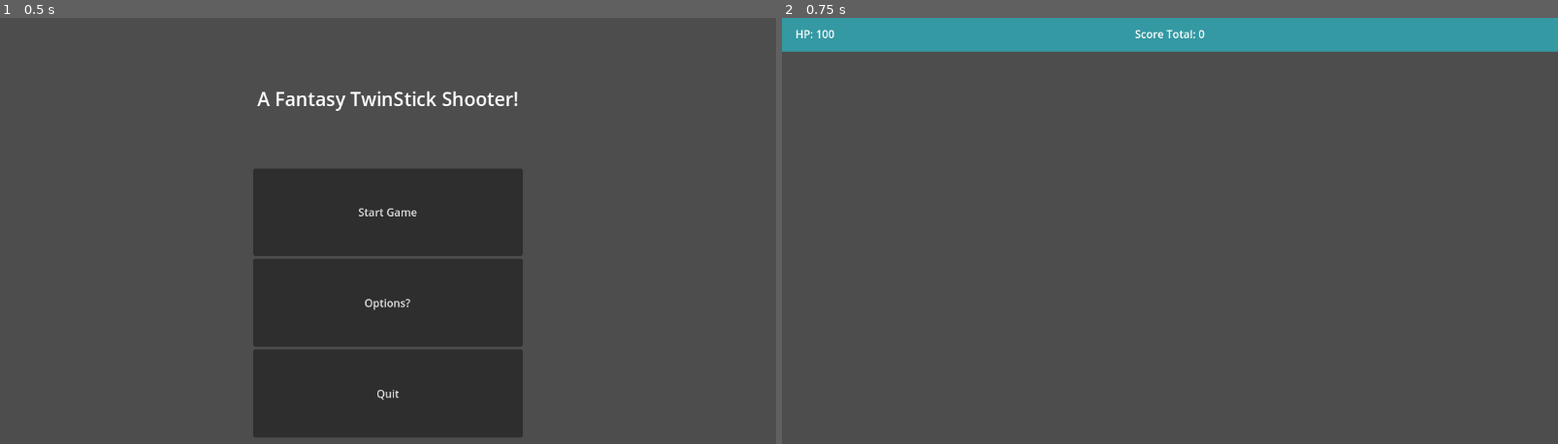
Above: before the commit, frames 1-2 (left to right).
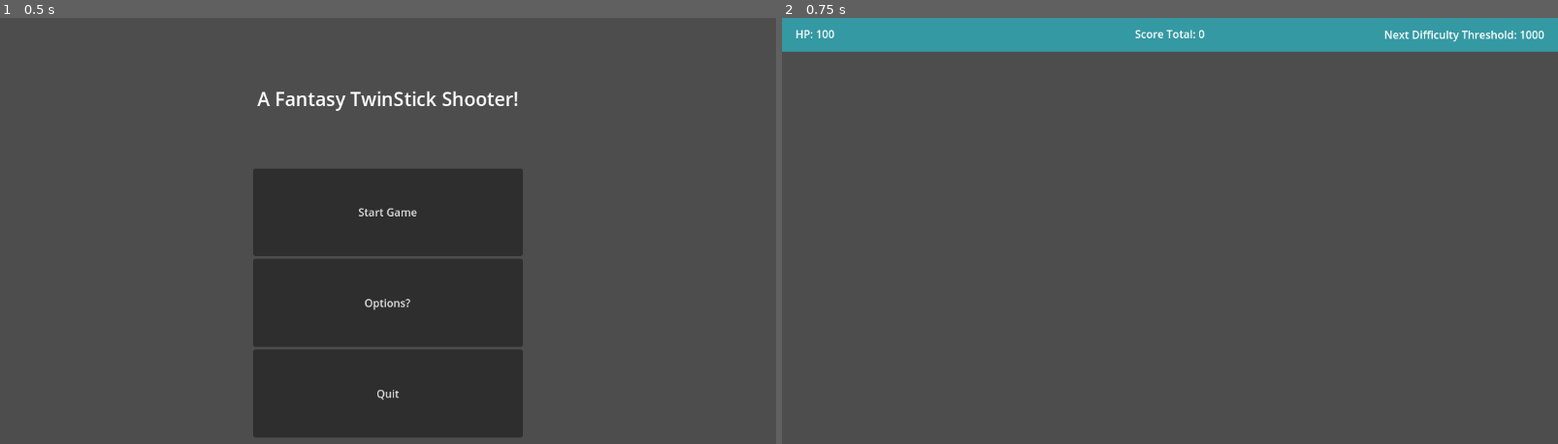
Above: after the commit, the same moments.

Repository: Shadowyish/fantasytss
Game: Godot game, scene res://Assets/Scenes/MainMenu.tscn
The game is run twice, just before and just after one commit, with the same random seed, the same clock (stepped at 60 frames per second) and the same inputs.
Inputs:
- Up to frame 1 (0.5 s): no input
- Up to frame 2 (0.75 s): click "Start Game" at 0.5 s

Frame 1 is identical in both runs. In frame 2, 0.2% of the frame differs, in the area x 77-99%, y 2-6%.
Error in both runs: Cannot call method 'add_child' on a null value. (res://Assets/Scripts/GameManager.gd:46)

Commit message:
Game UI Now displays difficulty thresholds

Diff:
--- a/tss_godot/Assets/Prefabs/GameUI.tscn
+++ b/tss_godot/Assets/Prefabs/GameUI.tscn
@@ -49,6 +49,22 @@
 grow_vertical = 2
 text = "Score Total: 0"
 
+[node name="Difficulty" type="Label" parent="CanvasLayer/ColorRect"]
+layout_mode = 1
+anchors_preset = 6
+anchor_left = 1.0
+anchor_top = 0.5
+anchor_right = 1.0
+anchor_bottom = 0.5
+offset_left = -258.0
+offset_top = -13.0
+offset_right = -20.0
+offset_bottom = 13.0
+grow_horizontal = 0
+grow_vertical = 2
+text = "Next Difficulty Threshold: 1000"
+vertical_alignment = 1
+
 [node name="PausePanel" type="Panel" parent="CanvasLayer"]
 visible = false
 anchors_preset = -1
--- a/tss_godot/Assets/Scripts/UIOverlay.gd
+++ b/tss_godot/Assets/Scripts/UIOverlay.gd
@@ -2,6 +2,7 @@
 
 @onready var hp_label = $CanvasLayer/ColorRect/HP
 @onready var score_label = $CanvasLayer/ColorRect/Score
+@onready var difficulty_threshold_label = $CanvasLayer/ColorRect/Difficulty
 @onready var pause_panel = $CanvasLayer/PausePanel
 @onready var resume_button = $CanvasLayer/PausePanel/VBoxContainer/ResumeButton
 @onready var quit_button = $CanvasLayer/PausePanel/VBoxContainer/QuitButton
@@ -13,6 +14,7 @@
 func _process(_delta):
 	hp_label.text =  "HP: " + str(GameManager.player.cur_health) if GameManager.player.cur_health > 0 else "HP: DEAD"
 	score_label.text = "Current Score: " + str(GameManager.game_score)
+	difficulty_threshold_label.text = "Next Difficulty Threshold: " + str(GameManager.next_threshold_cap)
 	if GameManager.game_mode == GameManager.GameMode.Pause:
 		pause_panel.visible = true
 
